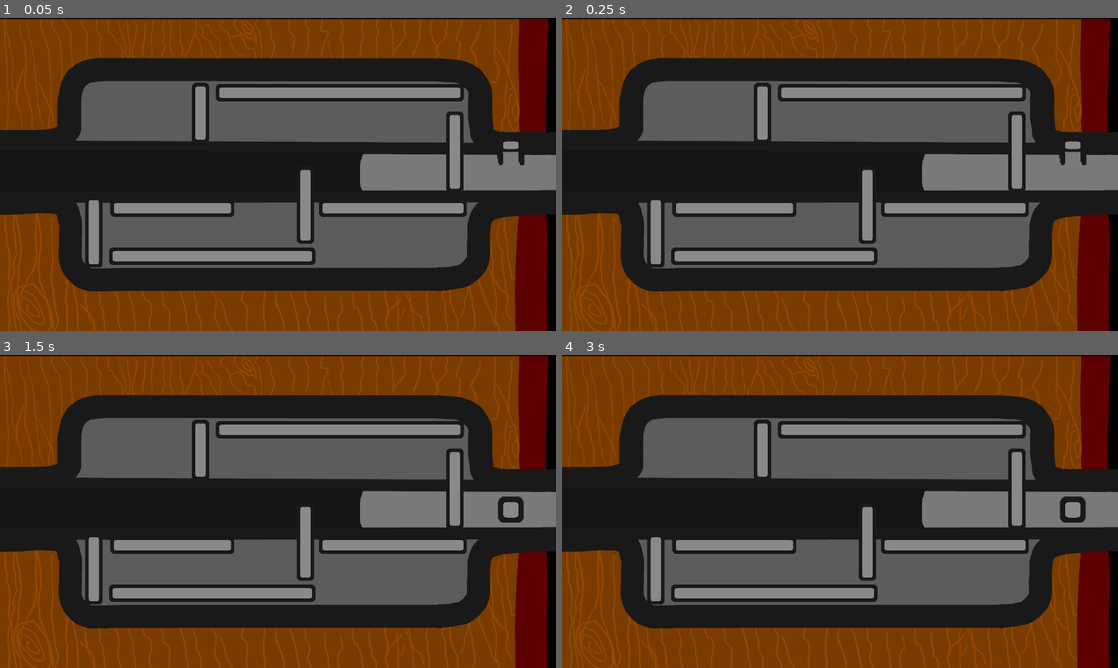
Above: before the commit, frames 1-4 (two rows, left to right).
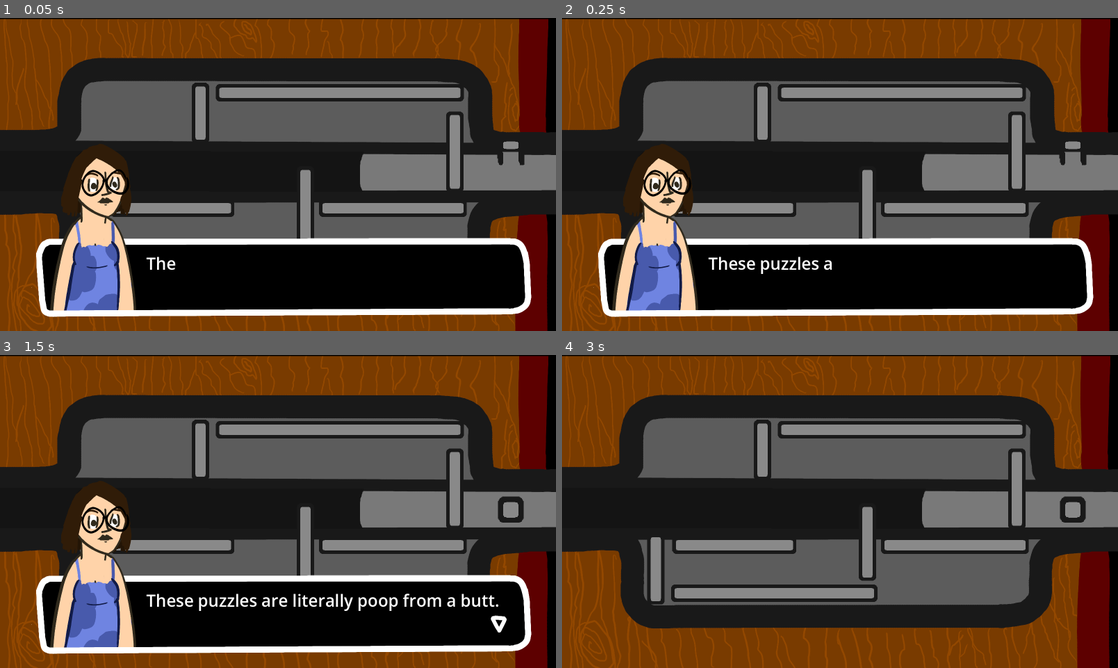
Above: after the commit, the same moments.

Repository: MarmadileManteater/Carbuncle-Game
Game: Godot game, scene res://scenes/lock_puzzle_1/lock_puzzle_1.tscn
Two runs of this game, one before a commit and one after it. Both use one fixed random seed, a clock stepped at 60 frames per second and the inputs below. This scene is started directly instead of the project's main scene. Sound files missing from this copy of the repository are replaced by a short silence.
Inputs (mouse positions are in pixels of both pictures, inside the frame that each line leads up to):
- Up to frame 1 (0.05 s): no input
- Up to frame 2 (0.25 s): no input
- Up to frame 3 (1.5 s): tap Enter at 0.5 s; move the mouse to (400, 495) at 0.52 s; hold Right (ui_right) from 0.53 s (still down); click (400, 495) at 0.67 s; tap Space at 1.25 s; move the mouse to (166, 527) at 1.27 s
- Up to frame 4 (3 s): move the mouse to (895, 442) at 2.02 s; release Right (ui_right) at 2.03 s; hold Left (ui_left) 2.03-2.78 s; tap Enter at 2.75 s; move the mouse to (812, 574) at 2.77 s; hold Right (ui_right) from 2.78 s (still down); click (812, 574) at 2.92 s

The runs differ from the first frame. In frame 1, 24% of the frame differs, in the area x 5-96%, y 42-96%; in frame 2, 24%; in frame 3, 24%; in frame 4, nothing differs.

Commit message:
Edited kitchen and lock puzzle script

Diff:
--- a/project/scenes/kitchen/kitchen.gd
+++ b/project/scenes/kitchen/kitchen.gd
@@ -29,3 +29,11 @@
 				$Clickable.remove_child($Clickable/FridgeNote)
 		)
 		disable_clickable()
+
+func save_state() -> Dictionary:
+	return {
+		"player_position": $Monica.position
+	}
+
+func load_state(state_info: Dictionary):
+	$Monica.position = state_info["player_position"]
--- a/project/scenes/kitchen/kitchen.tscn
+++ b/project/scenes/kitchen/kitchen.tscn
@@ -150,6 +150,7 @@
 texture = ExtResource("9_0mum6")
 
 [node name="FridgeNote2" parent="." unique_id=1448613965 instance=ExtResource("18_isx8r")]
+visible = false
 position = Vector2(746, 621)
 
 [node name="Dialog" parent="FridgeNote2" unique_id=1634559854 instance=ExtResource("19_rsa7i")]
--- a/project/scenes/lock_puzzle/lock_puzzle.gd
+++ b/project/scenes/lock_puzzle/lock_puzzle.gd
@@ -47,11 +47,17 @@
 
 func _on_done_area_entered(body: Node2D) -> void:
 	if body == $Driver/CharacterBody:
+		var end_noise: AudioStreamPlayer
 		$Driver/AnimationPlayer.play_backwards("RotateIn")
 		if lock_start == LockPosition.Left:
-			$LockNoise.play()
+			end_noise = $LockNoise
 		if lock_start == LockPosition.Right:
-			$UnlockNoise.play()
+			end_noise = $UnlockNoise
+		end_noise.play()
+		end_noise.finished.connect(
+			func():
+				change_scene.emit("kitchen")
+		)
 		unlock_cursor()
 
 func _on_piece_click(node: PuzzlePiece) -> void:
--- a/project/scenes/lock_puzzle_1/lock_puzzle_1.gd
+++ b/project/scenes/lock_puzzle_1/lock_puzzle_1.gd
@@ -4,7 +4,8 @@
 # Called when the node enters the scene tree for the first time.
 func _ready() -> void:
 	nest($LockPuzzle)
-	pass # Replace with function body.
+	super()
+	$BasementLock.advance()
 
 
 # Called every frame. 'delta' is the elapsed time since the previous frame.
--- a/project/scenes/lock_puzzle_1/lock_puzzle_1.tscn
+++ b/project/scenes/lock_puzzle_1/lock_puzzle_1.tscn
@@ -4,6 +4,7 @@
 [ext_resource type="PackedScene" uid="uid://bf2nt0ibn252v" path="res://scenes/lock_puzzle/lock_puzzle.tscn" id="1_lr11s"]
 [ext_resource type="PackedScene" uid="uid://drorgjbwrm5x" path="res://scenes/puzzle_piece/puzzle_piece.tscn" id="2_0heaw"]
 [ext_resource type="PackedScene" uid="uid://bkvjjvf73aaod" path="res://scenes/dialogs/dialogs.tscn" id="4_alx44"]
+[ext_resource type="PackedScene" uid="uid://cw8n73x31nrww" path="res://scenes/dialog/dialog.tscn" id="5_len4y"]
 
 [node name="LockPuzzle1" type="Node2D" unique_id=1725483128]
 script = ExtResource("1_0heaw")
@@ -51,4 +52,10 @@
 length = 171
 direction = 1
 
-[node name="Dialogs" parent="." unique_id=1448613965 instance=ExtResource("4_alx44")]
+[node name="BasementLock" parent="." unique_id=1448613965 instance=ExtResource("4_alx44")]
+position = Vector2(746, 621)
+
+[node name="Dialog" parent="BasementLock" unique_id=1634559854 instance=ExtResource("5_len4y")]
+text = "These puzzles are literally poop from a butt."
+portrait = 1
+portrait_position = 0
--- a/project/scenes/lock_puzzle_2/lock_puzzle_2.gd
+++ b/project/scenes/lock_puzzle_2/lock_puzzle_2.gd
@@ -4,7 +4,8 @@
 # Called when the node enters the scene tree for the first time.
 func _ready() -> void:
 	nest($LockPuzzle)
-	pass # Replace with function body.
+	super()
+	$BackdoorLock.advance()
 
 
 # Called every frame. 'delta' is the elapsed time since the previous frame.
--- a/project/scenes/lock_puzzle_2/lock_puzzle_2.tscn
+++ b/project/scenes/lock_puzzle_2/lock_puzzle_2.tscn
@@ -3,6 +3,8 @@
 [ext_resource type="Script" uid="uid://blc2bjhhncxad" path="res://scenes/lock_puzzle_2/lock_puzzle_2.gd" id="1_1fsct"]
 [ext_resource type="PackedScene" uid="uid://bf2nt0ibn252v" path="res://scenes/lock_puzzle/lock_puzzle.tscn" id="2_mwvah"]
 [ext_resource type="PackedScene" uid="uid://drorgjbwrm5x" path="res://scenes/puzzle_piece/puzzle_piece.tscn" id="3_mwvah"]
+[ext_resource type="PackedScene" uid="uid://bkvjjvf73aaod" path="res://scenes/dialogs/dialogs.tscn" id="4_3771h"]
+[ext_resource type="PackedScene" uid="uid://cw8n73x31nrww" path="res://scenes/dialog/dialog.tscn" id="5_f5jkq"]
 
 [node name="LockPuzzle2" type="Node2D" unique_id=1449560801]
 script = ExtResource("1_1fsct")
@@ -54,3 +56,10 @@
 rotation = 1.5707964
 length = 200
 direction = 1
+
+[node name="BackdoorLock" parent="." unique_id=1448613965 instance=ExtResource("4_3771h")]
+position = Vector2(746, 621)
+
+[node name="Dialog" parent="BackdoorLock" unique_id=1634559854 instance=ExtResource("5_f5jkq")]
+text = "I don't know why I thought it was a good idea to install these."
+portrait = 1
--- a/project/scripts/default_scene.gd
+++ b/project/scripts/default_scene.gd
@@ -49,6 +49,10 @@
 	scene.change_cursor.connect(cursor_change)
 	scene.lock_cursor_to_node.connect(lock_cursor)
 	scene.unlock_cursor_from_node.connect(unlock_cursor)
+	scene.change_scene.connect(
+		func (scene):
+			change_scene.emit(scene)
+	)
 
 func cursor_change(cursor: VirtualCursor.Type) -> void:
 	change_cursor.emit(cursor)
